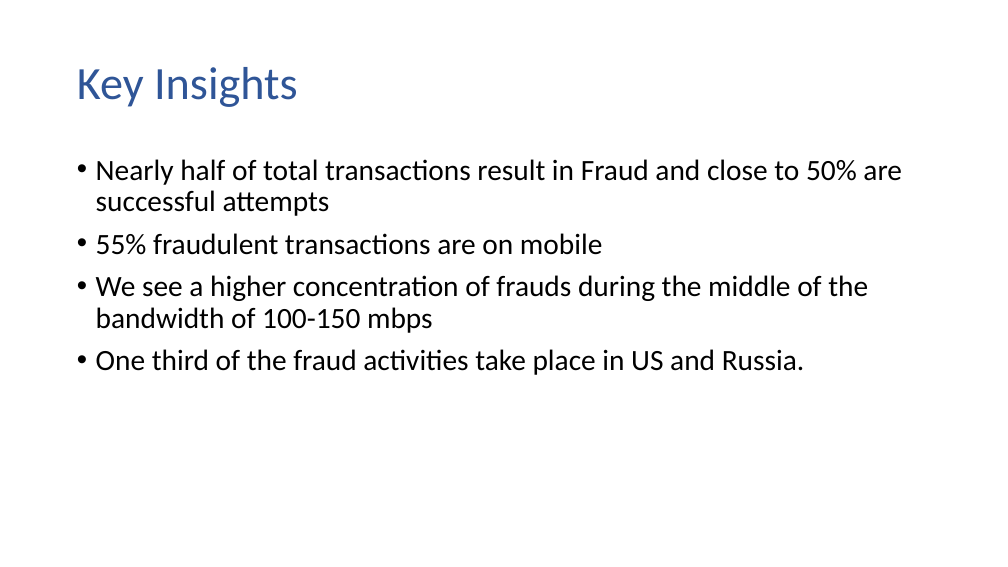
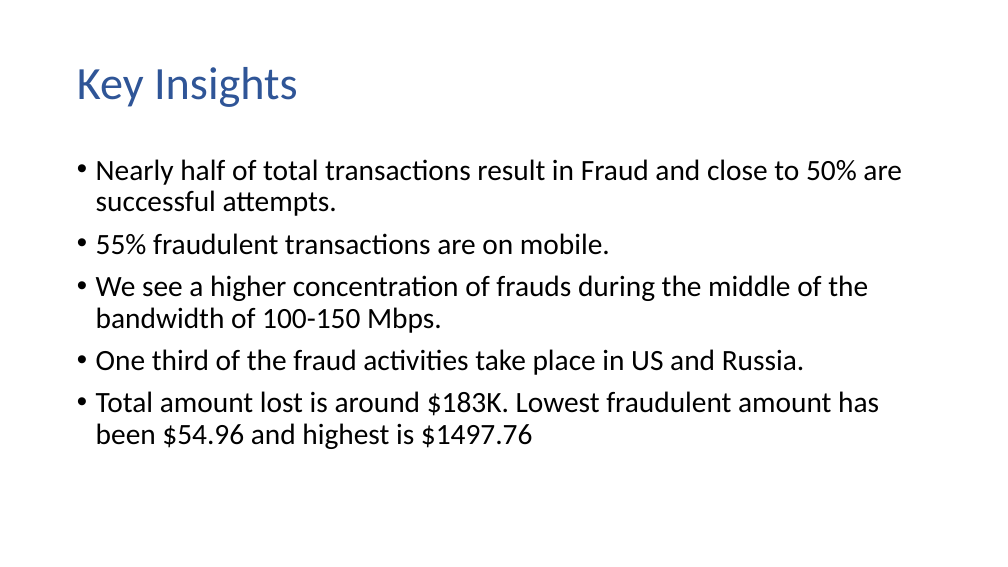
Before and after one commit to abhilasha-alexander/Banking_Fraud_Reporting, a slide deck: slide 3 of Fraud Analytics Dashboard.pptx. Drawn at 1008x567 pixels with LibreOffice and Linux fonts; fonts in the diff are those of the drawing. Boxes give left, top, right and bottom in pixels: in the first picture for what was removed or moved away, otherwise in the second. Text is boxed around its words. In the diff, an @@ line names an element or a change of style, - is before the commit and + after.

```diff
--- a/Fraud Analytics Dashboard.pptx
+++ b/Fraud Analytics Dashboard.pptx
@@ text at (x1=96, y1=159, x2=902, y2=333): text changed @@
-• Nearly half of total transactions result in Fraud and close to 50% are successful attempts
-• 55% fraudulent transactions are on mobile
-• We see a higher concentration of frauds during the middle of the bandwidth of 100-150 mbps
+• Nearly half of total transactions result in Fraud and close to 50% are successful attempts.
+• 55% fraudulent transactions are on mobile.
+• We see a higher concentration of frauds during the middle of the bandwidth of 100-150 Mbps.
@@ text at (x1=96, y1=391, x2=879, y2=449): paragraph added @@
+• Total amount lost is around $183K. Lowest fraudulent amount has been $54.96 and highest is $1497.76
```
Also in this commit, not shown: 1 slide added, 1 slide removed.
